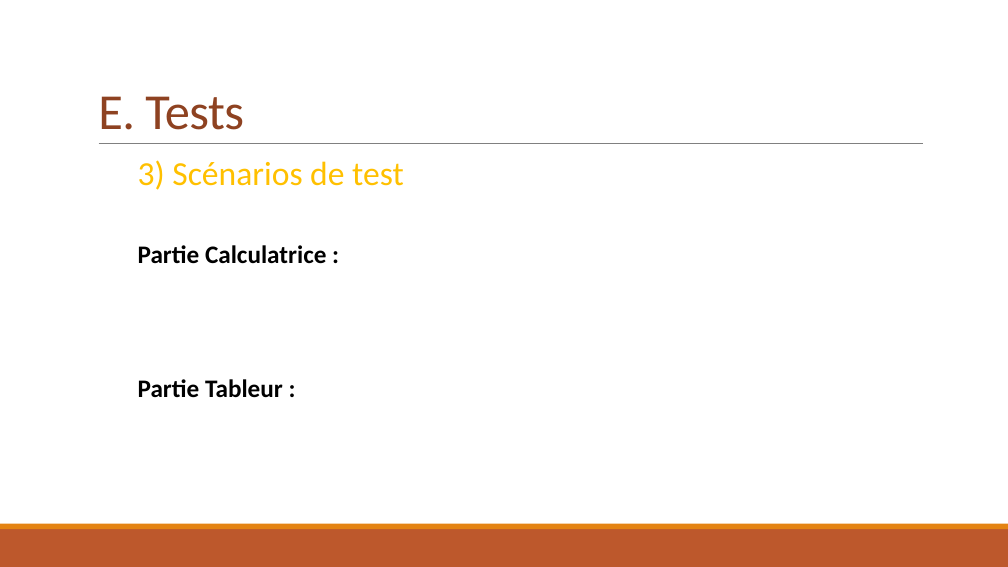
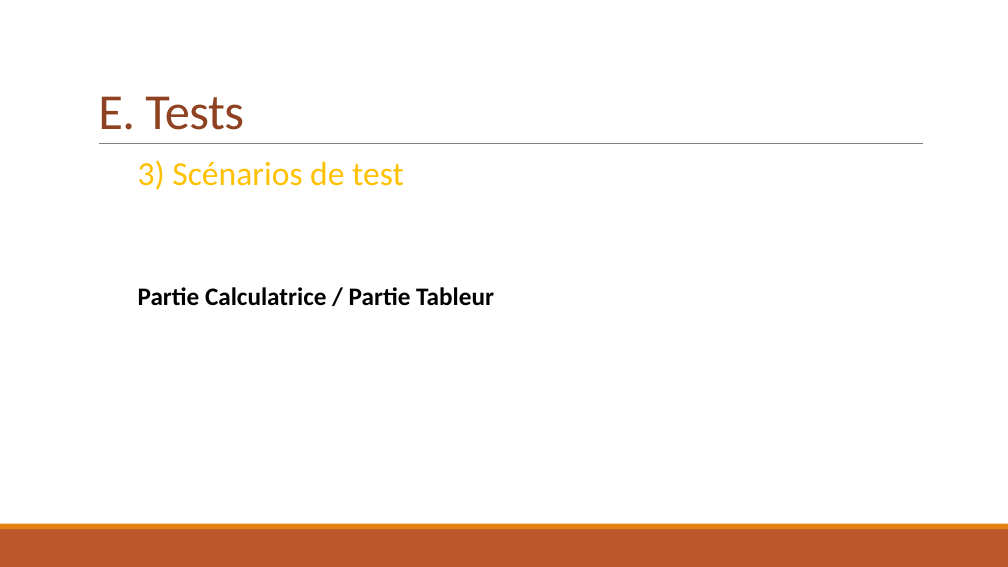
Before and after one commit to Vinvin2/Calculatrice, a slide deck: slide 13 of ProjetS2/Dossier-Manuel-Presentation/PresentationProjetS2.pptx (slide 26 before the commit). Drawn at 1008x567 pixels with LibreOffice and Linux fonts; fonts in the diff are those of the drawing. Boxes give left, top, right and bottom in pixels: in the first picture for what was removed or moved away, otherwise in the second. Text is boxed around its words. In the diff, an @@ line names an element or a change of style, - is before the commit and + after.

```diff
--- a/ProjetS2/Dossier-Manuel-Presentation/PresentationProjetS2.pptx
+++ b/ProjetS2/Dossier-Manuel-Presentation/PresentationProjetS2.pptx
@@ text at [138,287,494,306]: text changed @@
-      Partie Calculatrice :
-      Partie Tableur :
+      Partie Calculatrice / Partie Tableur
```
Also in this commit, not shown: 2 other slides changed, 13 slides removed, 1 other file.
